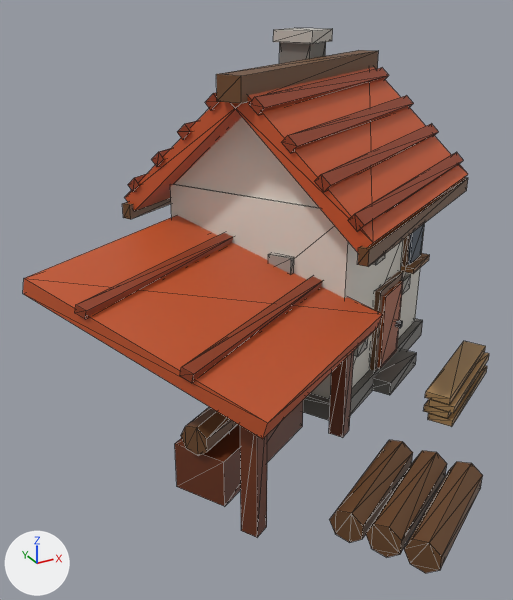
A saved change to the glTF model art/models/building_4.glb.
The view is the same before and after, from a 50 mm camera at (-0.76, -1.145, 0.798) aimed at (-0.153, -0.041, 0.246). Every picture has the same lights, and +X, +Y and +Z are marked at lower left. The picture after the commit comes second. Mesh edges are drawn as thin lines. Vertices at exactly the same position are counted once.

Objects in the first picture: 'building_4'.
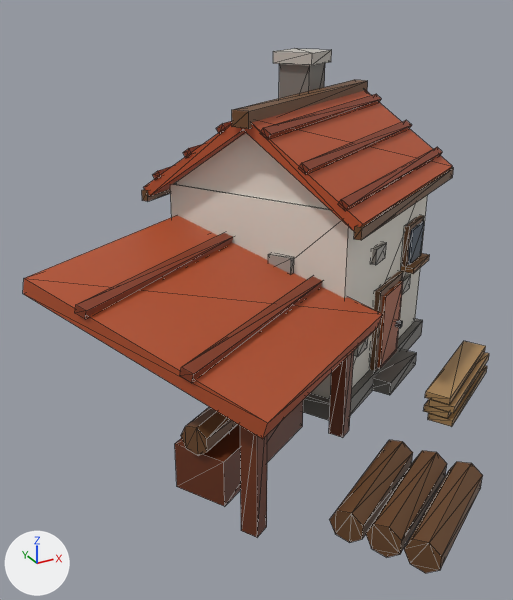
What differs and where, as boxes [x1, y1, x2, y2] in the pictures (513 x 600 px; the box of a moved part takes in the faces that stretch with it):
'building_4', reshaped: before [23, 28, 489, 573]; after [23, 48, 489, 573]
part 1 of me_building_4, moved or reshaped: before [273, 28, 333, 44]; after [273, 48, 332, 66]
part 2 of me_building_4, rebuilt: before [249, 68, 389, 115]; after [232, 80, 368, 129]
part 3 of me_building_4, rebuilt (11% narrower, 24% shorter): before [232, 67, 468, 252]; after [244, 90, 453, 231]
part 4 of me_building_4, rebuilt: before [151, 148, 171, 167]; after [183, 144, 202, 158]
part 5 of me_building_4, rebuilt (9% narrower, 19% shorter): before [348, 152, 463, 231]; after [338, 147, 443, 211]
part 6 of me_building_4, rebuilt (10% narrower, 20% shorter): before [357, 177, 468, 267]; after [354, 168, 454, 240]
part 7 of me_building_4, rebuilt: before [177, 121, 197, 140]; after [216, 121, 232, 134]
part 8 of me_building_4, rebuilt (8% narrower, 19% shorter): before [315, 124, 438, 192]; after [299, 120, 412, 175]
part 9 of me_building_4, rebuilt: before [125, 102, 242, 211]; after [144, 123, 246, 196]
part 10 of me_building_4, rebuilt: before [128, 174, 146, 192]; after [153, 166, 172, 180]
part 11 of me_building_4, rebuilt: before [122, 198, 171, 219]; after [142, 189, 170, 202]
part 12 of me_building_4, rebuilt (9% narrower, 20% shorter): before [281, 95, 414, 153]; after [260, 94, 381, 140]
part 13 of me_building_4, deleted (brown): before [216, 50, 379, 104]
part 14 of me_building_4, deleted: before [205, 93, 220, 110]
part 15 of me_building_4, moved or reshaped: before [175, 42, 326, 208]; after [174, 63, 330, 210]
part 16 of me_building_4, recoloured: [23, 215, 371, 439] in both

Patch to the scene script:
```diff
--- a/art/models/building_4.glb.py
+++ b/art/models/building_4.glb.py
@@ me_building_4 @@
 # verts and faces of me_building_4; kept vertices keep their numbers, new ones are numbered from 414
-me_building_4.from_pydata(...)  # 414 vertices, 640 faces; spans x -0.578..0.45, y -0.576..0.508, z 0.0..0.715
+me_building_4.from_pydata(...)  # 398 vertices, 616 faces; spans x -0.578..0.41, y -0.576..0.469, z 0.0..0.671
+# me_building_4 part 1: the loose piece of 8 vertices spanning x 0.063..0.193, y 0.194..0.323, z 0.69..0.715 is moved by (0.0, 0.0, -0.044)
+# me_building_4 part 2: the loose piece of 8 vertices spanning x -0.168..0.341, y -0.066..0.245, z 0.598..0.628 is rebuilt with 8 vertices and now spans x -0.174..0.302, y -0.018..0.277, z 0.569..0.599
+# me_building_4 part 3: the loose piece of 8 vertices spanning x -0.184..0.442, y -0.246..0.279, z 0.38..0.641 is rebuilt with 8 vertices and now spans x -0.16..0.405, y -0.207..0.262, z 0.408..0.586
+# me_building_4 part 4: the loose piece of 8 vertices spanning x -0.278..0.23, y 0.126..0.437, z 0.481..0.511 is rebuilt with 8 vertices and now spans x -0.227..0.229, y 0.1..0.376, z 0.499..0.519
+# me_building_4 part 5: the loose piece of 8 vertices spanning x -0.07..0.439, y -0.235..0.076, z 0.423..0.453 is rebuilt with 8 vertices and now spans x -0.062..0.394, y -0.185..0.091, z 0.445..0.465
+# me_building_4 part 6: the loose piece of 8 vertices spanning x -0.062..0.45, y -0.25..0.058, z 0.366..0.396 is rebuilt with 8 vertices and now spans x -0.047..0.41, y -0.21..0.062, z 0.399..0.421
+# me_building_4 part 7: the loose piece of 8 vertices spanning x -0.246..0.263, y 0.07..0.381, z 0.54..0.57 is rebuilt with 8 vertices and now spans x -0.188..0.268, y 0.032..0.308, z 0.552..0.572
+# me_building_4 part 8: the loose piece of 8 vertices spanning x -0.103..0.406, y -0.179..0.133, z 0.481..0.511 is rebuilt with 8 vertices and now spans x -0.101..0.355, y -0.117..0.159, z 0.499..0.519
+# me_building_4 part 9: the loose piece of 8 vertices spanning x -0.314..0.312, y -0.021..0.505, z 0.38..0.641 is rebuilt with 8 vertices and now spans x -0.278..0.288, y -0.004..0.466, z 0.408..0.586
+# me_building_4 part 10: the loose piece of 8 vertices spanning x -0.311..0.198, y 0.182..0.494, z 0.423..0.453 is rebuilt with 8 vertices and now spans x -0.266..0.19, y 0.168..0.444, z 0.445..0.465
+# me_building_4 part 11: the loose piece of 8 vertices spanning x -0.322..0.19, y 0.201..0.508, z 0.366..0.396 is rebuilt with 8 vertices and now spans x -0.282..0.175, y 0.197..0.469, z 0.399..0.421
+# me_building_4 part 12: the loose piece of 8 vertices spanning x -0.135..0.374, y -0.123..0.189, z 0.54..0.57 is rebuilt with 8 vertices and now spans x -0.141..0.315, y -0.049..0.226, z 0.552..0.572
+# me_building_4 part 13: the loose piece of 8 vertices spanning x -0.208..0.336, y -0.042..0.301, z 0.618..0.662 is deleted
+# me_building_4 part 14: the loose piece of 8 vertices spanning x -0.213..0.295, y 0.013..0.325, z 0.598..0.628 is deleted
+# me_building_4 part 15
+for i in [132, 133, 239, 241, 243, 245]: verts[i] += (0.0, 0.0, -0.044)
+# me_building_4 part 16: 36 kept faces spanning x -0.578..0.018, y -0.422..0.191, z 0.218..0.367 get new vertex colours
 me_building_4.materials.append(mat_defaultmaterial)
```
